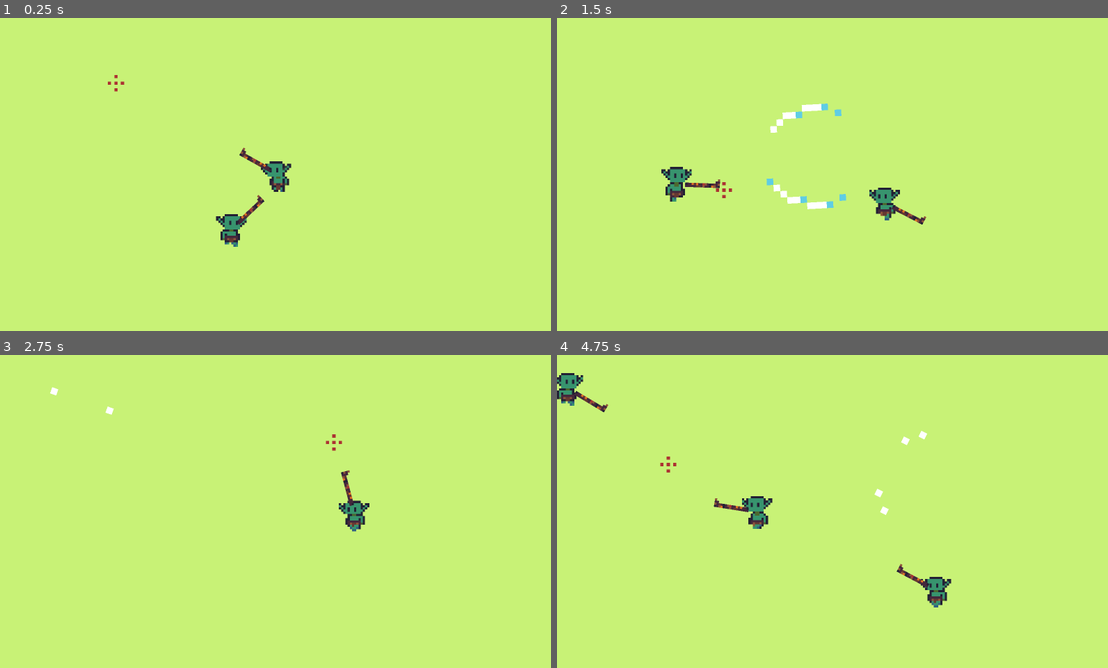
Above: before the commit, frames 1-4 (two rows, left to right).
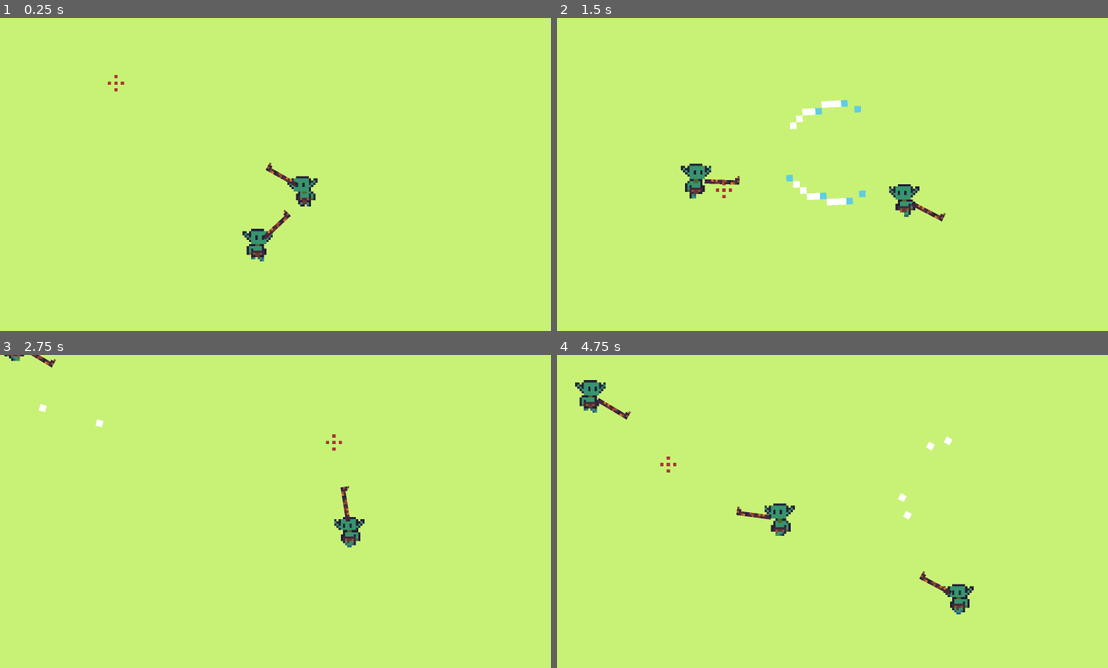
Above: after the commit, the same moments.

Repository: futurediffusion/nuclear-sand-box
Game: Godot game, scene res://scenes/main.tscn
The game is run twice, just before and just after one commit, with the same random seed, the same clock (stepped at 60 frames per second) and the same inputs. The project has no main scene, so this scene is started directly. Sound files missing from this copy of the repository are replaced by a short silence.
Inputs (mouse positions are in pixels of both pictures, inside the frame that each line leads up to):
- Up to frame 1 (0.25 s): no input
- Up to frame 2 (1.5 s): move the mouse to (959, 158) at 0.52 s; hold Right (move_right) 0.53-1.28 s; click (959, 158) at 0.6 s; move the mouse to (722, 190) at 1.27 s; hold Down (move_down) from 1.28 s (still down); click (722, 190) at 1.35 s
- Up to frame 3 (2.75 s): move the mouse to (336, 442) at 2.02 s; release Down (move_down) at 2.03 s; hold Right (move_right) from 2.03 s (still down); click (336, 442) at 2.1 s
- Up to frame 4 (4.75 s): move the mouse to (804, 574) at 2.77 s; release Right (move_right) at 2.78 s; hold Up (move_up) 2.78-3.53 s; click (804, 574) at 2.85 s; move the mouse to (1003, 558) at 3.52 s; hold Left (move_left) from 3.53 s (still down); click (1003, 558) at 3.6 s; move the mouse to (667, 464) at 4.27 s; click (667, 464) at 4.35 s

The runs differ from the first frame. In frame 1, 1.7% of the frame differs, in the area x 39-58%, y 41-78%; in frame 2, 2.7%; in frame 3, 0.9%; in frame 4, 2.7%, in the area x 0-76%, y 5-83%.
Error before the commit: Parse Error: Cannot infer the type of "normalized_time" variable because the value doesn't have a set type. (res://sripts/camera.gd:45)

Commit message:
Fix inferred types in camera impulse shake

Diff:
--- a/sripts/camera.gd
+++ b/sripts/camera.gd
@@ -42,8 +42,8 @@
 	# -------------------
 	if impulse_time_left > 0.0:
 		impulse_time_left = max(impulse_time_left - delta, 0.0)
-		var normalized_time := impulse_time_left / max(impulse_duration, 0.001)
-		var impulse_strength := impulse_magnitude * normalized_time * normalized_time
+		var normalized_time: float = impulse_time_left / maxf(impulse_duration, 0.001)
+		var impulse_strength: float = impulse_magnitude * normalized_time * normalized_time
 		final_offset += Vector2(randf_range(-1.0, 1.0), randf_range(-1.0, 1.0)) * impulse_strength
 
 	offset = final_offset
